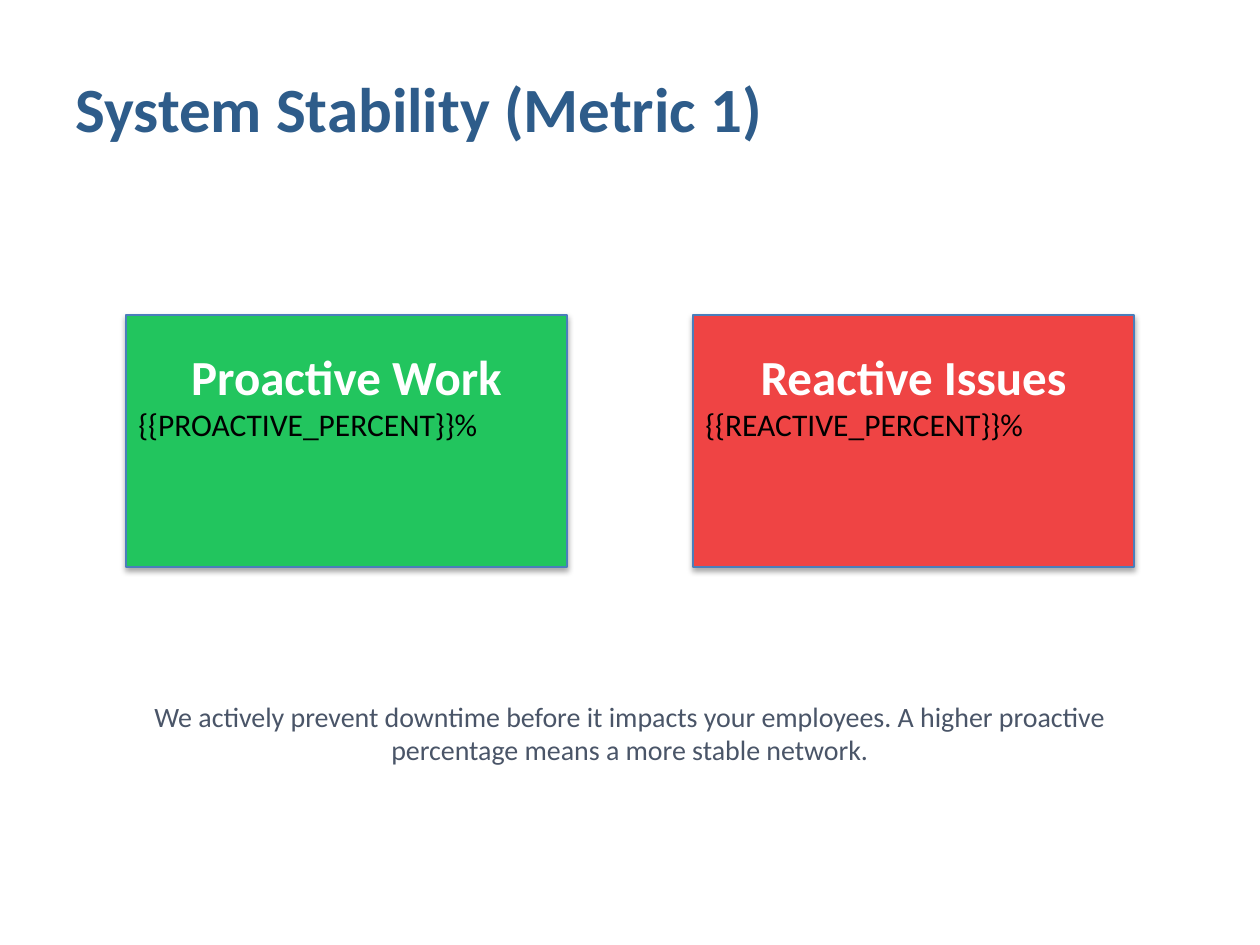
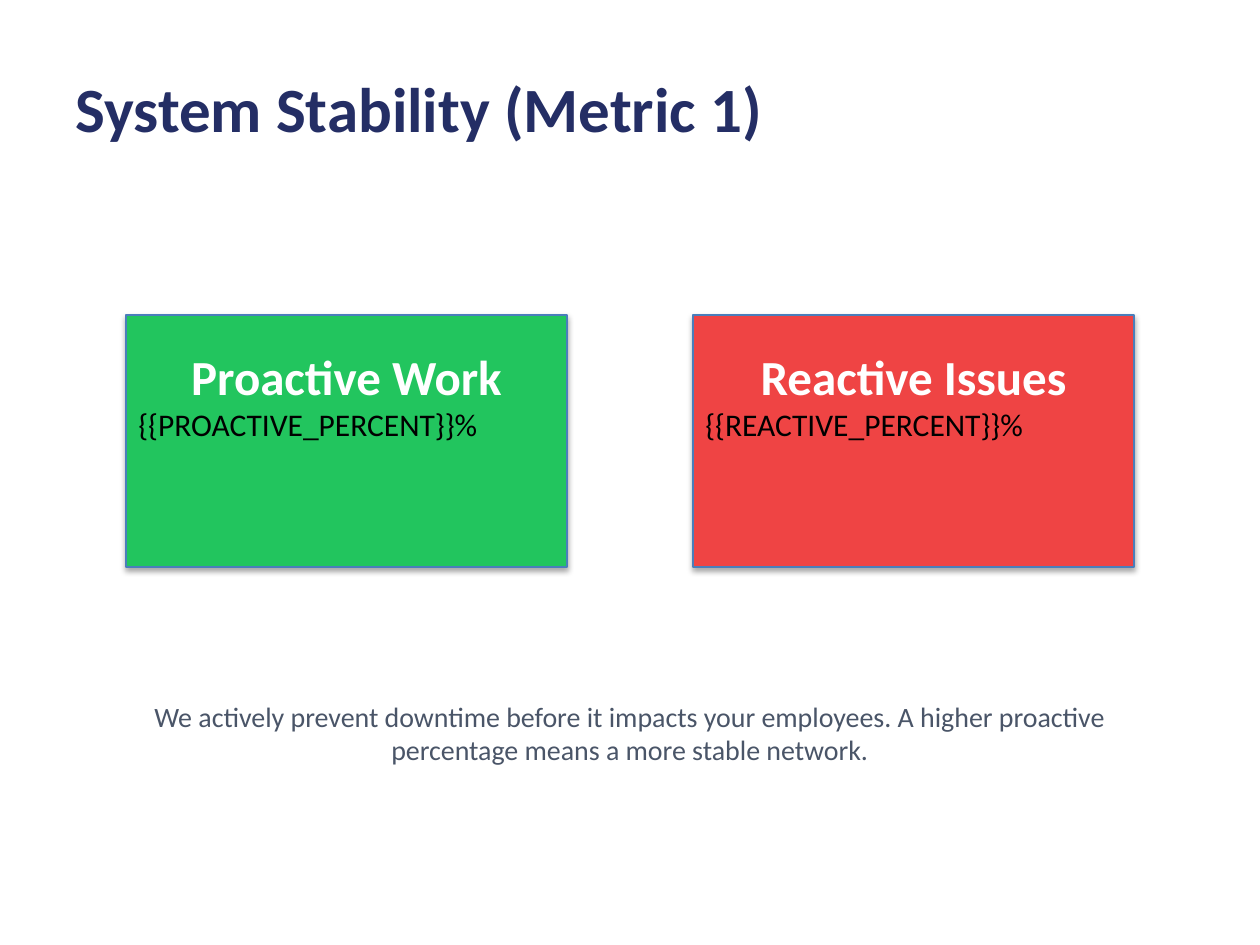
Before and after one commit to EcoFireGit/halopsa_QbrImpactSlides_v0, a slide deck: slide 5 of Master_QBR_Template.pptx. Drawn at 1260x945 pixels with LibreOffice and Linux fonts; fonts in the diff are those of the drawing. Boxes give left, top, right and bottom in pixels: in the first picture for what was removed or moved away, otherwise in the second. Text is boxed around its words. In the diff, an @@ line names an element or a change of style, - is before the commit and + after.

```diff
--- a/Master_QBR_Template.pptx
+++ b/Master_QBR_Template.pptx
@@ text "System Stability (Metric 1)" at <box>75,85,761,142</box>: text colour #2E5C8A to #242E65 @@
```
Also in this commit, not shown: 7 other slides changed, 5 other files.
